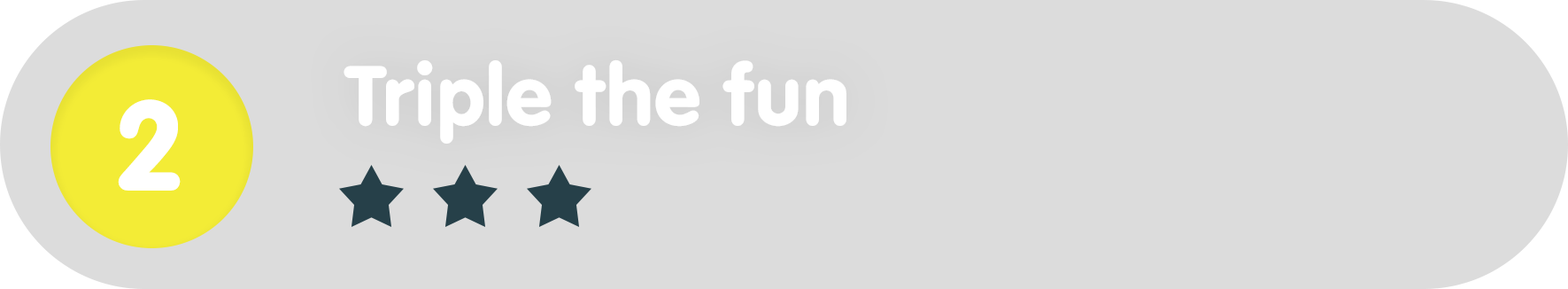
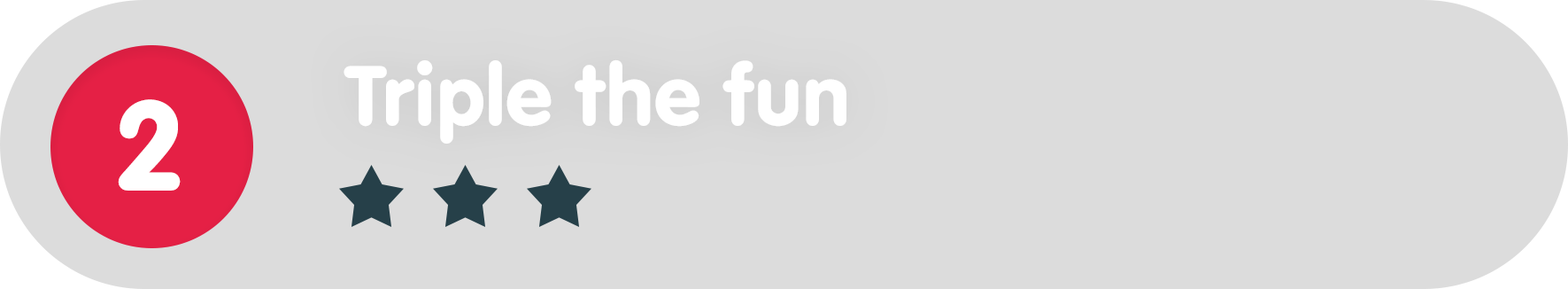
Layered file, before and after one edit (1568px x 289px). Changes by layer:
painted on "Ellipse_green" over <box>50,45,254,248</box>
